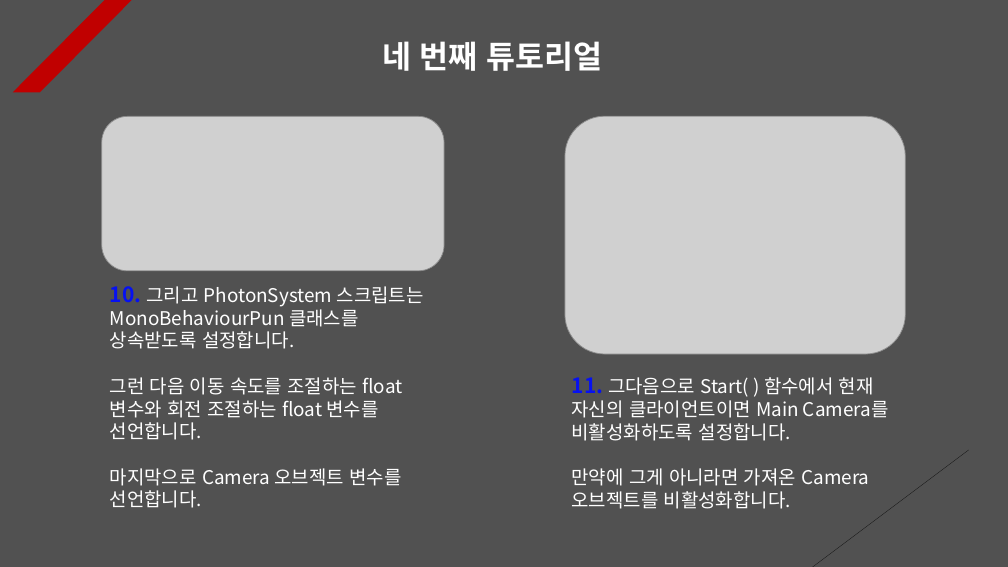
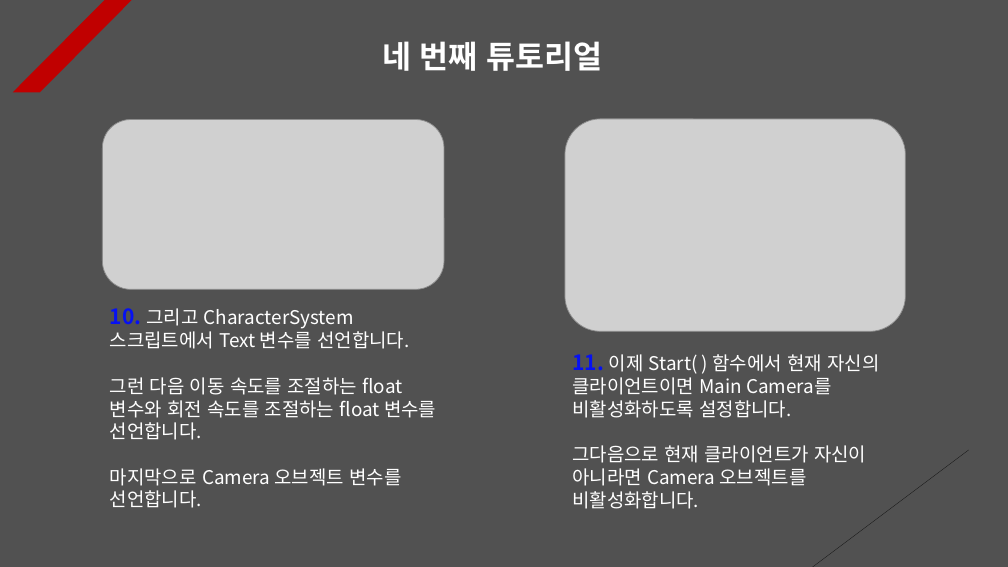
Before and after one commit to Unity2033/3D-UnityEngine, a slide deck: slide 4 of Assets/Class/Photon Server/PPT Data/Photon Synchronization.pptx. Drawn at 1008x567 pixels with LibreOffice and Linux fonts; fonts in the diff are those of the drawing; grey boxes stand for pictures. Boxes give left, top, right and bottom in pixels: in the first picture for what was removed or moved away, otherwise in the second. Text is boxed around its words. In the diff, an @@ line names an element or a change of style, - is before the commit and + after.

Commit message:
Photon Documentation Update
- Updated Photon Data
  Management Documentation

- UIManager Script Remove
  unnecessary code

```diff
--- a/Assets/Class/Photon Server/PPT Data/Photon Synchronization.pptx
+++ b/Assets/Class/Photon Server/PPT Data/Photon Synchronization.pptx
@@ picture: place and size @@
-picture at [102, 116, 445, 271]
+picture at [102, 119, 444, 290]
@@ picture: place and size @@
-picture at [565, 116, 905, 355]
+picture at [565, 119, 905, 331]
@@ text "10. 그리고 CharacterSystem 스크립트에서 Text ...": place and size @@
-text "10. 그리고 CharacterSystem 스크립트에서 Text ..." at [110, 286, 424, 508]
+text "10. 그리고 CharacterSystem 스크립트에서 Text ..." at [110, 308, 436, 508]
@@ text at [110, 308, 436, 440]: text changed @@
-10. 그리고 PhotonSystem 스크립트는 MonoBehaviourPun 클래스를 상속받도록 설정합니다.
-그런 다음 이동 속도를 조절하는 float 변수와 회전 조절하는 float 변수를 선언합니다.
+10. 그리고 CharacterSystem 스크립트에서 Text 변수를 선언합니다.
+그런 다음 이동 속도를 조절하는 float 변수와 회전 속도를 조절하는 float 변수를 선언합니다.
@@ text at [572, 354, 879, 509]: text changed @@
-11. 그다음으로 Start( ) 함수에서 현재 자신의 클라이언트이면 Main Camera를 비활성화하도록 설정합니다.
-만약에 그게 아니라면 가져온 Camera 오브젝트를 비활성화합니다.
+11. 이제 Start( ) 함수에서 현재 자신의 클라이언트이면 Main Camera를 비활성화하도록 설정합니다.
+그다음으로 현재 클라이언트가 자신이 아니라면 Camera 오브젝트를 비활성화합니다.
```
Also in this commit, not shown: 1 slide added, 6 other files.
